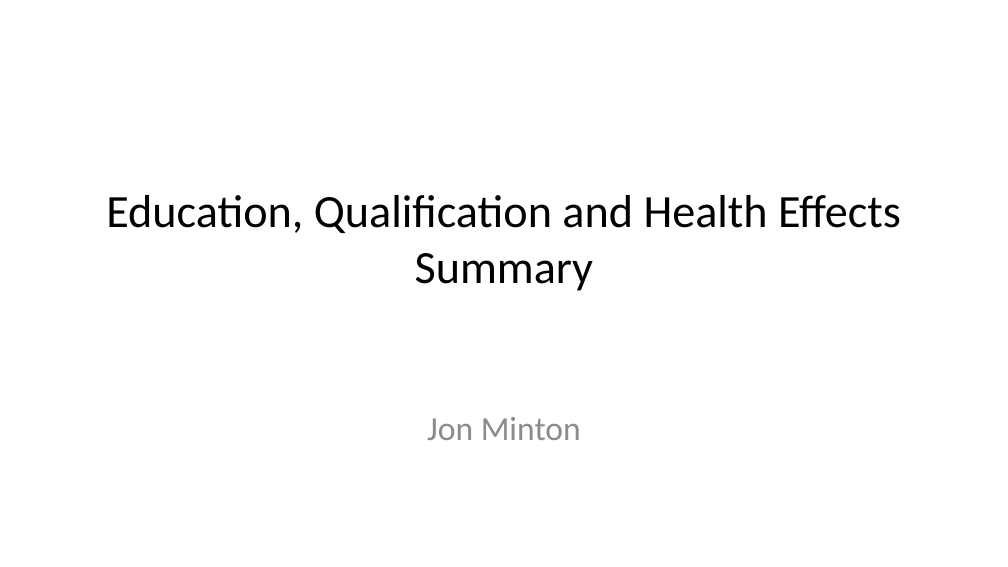
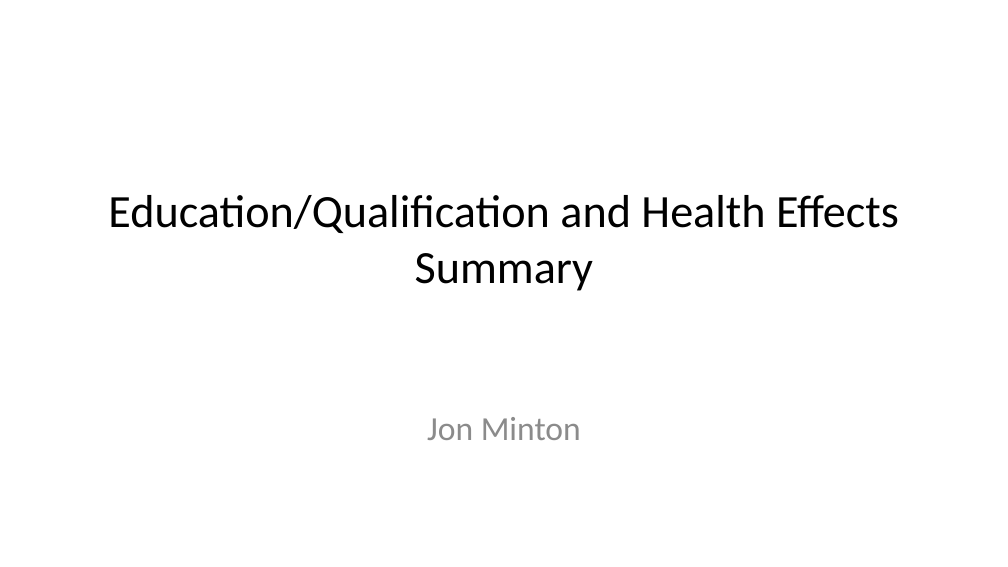
Before and after one commit to CatherineFoster/EconomicInactivity2, a slide deck: slide 1 of notebooks/21_summary_presentation.pptx. Drawn at 1008x567 pixels with LibreOffice and Linux fonts; fonts in the diff are those of the drawing. Boxes give left, top, right and bottom in pixels: in the first picture for what was removed or moved away, otherwise in the second. Text is boxed around its words. In the diff, an @@ line names an element or a change of style, - is before the commit and + after.

```diff
--- a/notebooks/21_summary_presentation.pptx
+++ b/notebooks/21_summary_presentation.pptx
@@ title at [108,195,899,291]: text changed @@
-Education, Qualification and Health Effects Summary
+Education/Qualification and Health Effects Summary
```
Also in this commit, not shown: 10 slides added, 3 other files.
